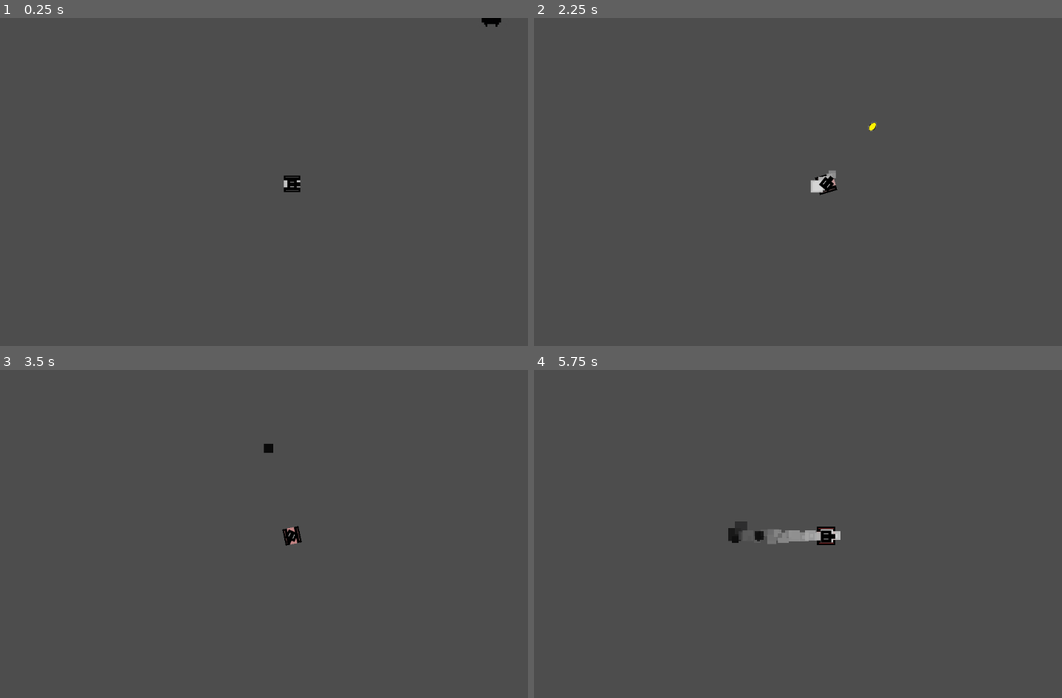
Above: before the commit, frames 1-4 (two rows, left to right).
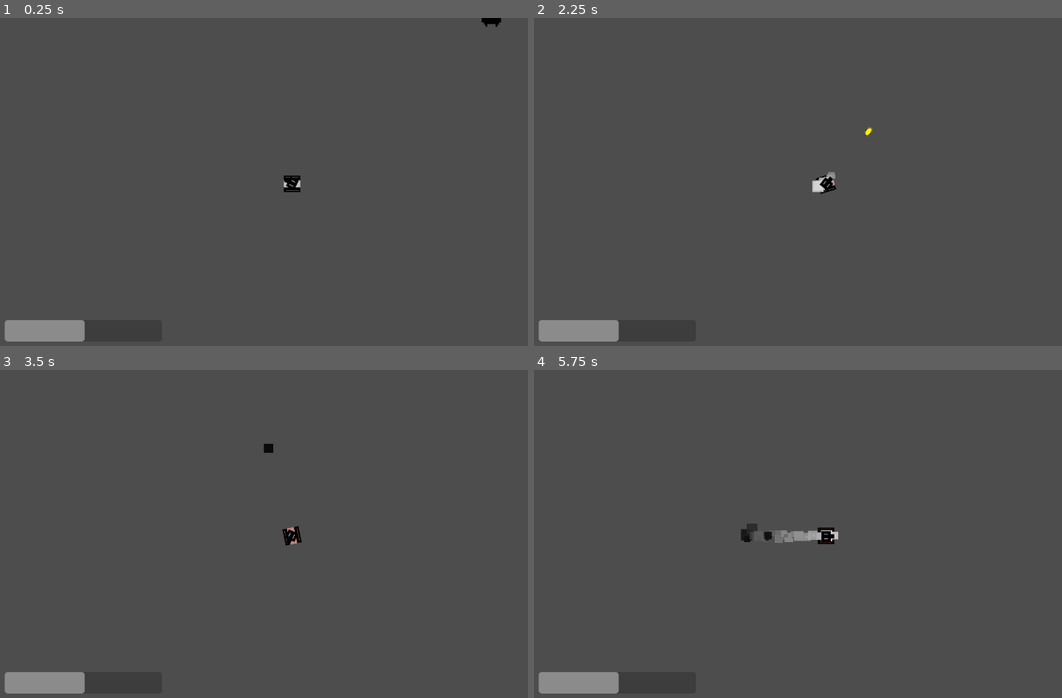
Above: after the commit, the same moments.

Repository: TheCrusty/Biotank-demake
Game: Godot game, scene res://levels/test_level.tscn
The game is run twice, just before and just after one commit, with the same random seed, the same clock (stepped at 60 frames per second) and the same inputs.
Inputs (mouse positions are in pixels of both pictures, inside the frame that each line leads up to):
- Up to frame 1 (0.25 s): no input
- Up to frame 2 (2.25 s): tap Enter at 0.5 s; move the mouse to (956, 168) at 0.52 s; hold D (Rotate_Right) 0.53-1.28 s; hold Shift (Boost) 0.53-1.28 s; move the mouse to (708, 201) at 1.27 s; hold S (Reverse) 1.28-2.03 s; tap Shift (Boost) at 1.35 s; move the mouse to (882, 109) at 2.02 s; hold D (Rotate_Right) from 2.03 s (still down); hold Shift (Boost) from 2.03 s (still down); tap Space (Shoot) at 2.1 s
- Up to frame 3 (3.5 s): move the mouse to (264, 602) at 2.77 s; release D (Rotate_Right) at 2.78 s; release Shift (Boost) at 2.78 s; hold W (Forward) from 2.78 s (still down); tap Shift (Boost) at 2.85 s
- Up to frame 4 (5.75 s): move the mouse to (1003, 586) at 3.52 s; release W (Forward) at 3.53 s; hold Shift (Boost) 3.53-4.28 s; hold A (Rotate_Left) 3.53-5.03 s; move the mouse to (650, 484) at 4.27 s; tap Space (Shoot) at 4.35 s; tap Shift (Boost) at 4.55 s; move the mouse to (856, 537) at 5.02 s; hold S (Reverse) from 5.03 s (still down); hold Shift (Boost) from 5.03 s (still down)

The runs differ from the first frame. In frame 1, 1.0% of the frame differs, in the area x 0-57%, y 48-99%; in frame 2, 1.1%; in frame 3, 1.0%; in frame 4, 1.6%, in the area x 0-59%, y 46-99%.
Error after the commit: Parse Error: Used space character for indentation instead of tab as used before in the file. (res://StateHandler.gd:10)

Commit message:
moved zoom off player so the ui does not rotate with it

Diff:
--- /dev/null
+++ b/StateHandler.gd
@@ -0,0 +1,16 @@
+extends Node2D
+
+enum STATES {IDLE, SEEK, ATTACK, DEATH}
+
+var CURRENT_STATE = STATES.IDLE
+
+func change_state(state):
+	if CURRENT_STATE == STATES.DEATH:
+		return
+	if state == STATES.DEATH:
+ 		$AttackTimer.stop()
+		$AttackRange.set_monitoring(false)
+	CURRENT_STATE = state
+
+func getState():
+	return CURRENT_STATE
--- /dev/null
+++ b/ingame_ui.gd
@@ -0,0 +1,11 @@
+extends Node2D
+
+
+# Called when the node enters the scene tree for the first time.
+func _ready():
+	pass # Replace with function body.
+
+
+# Called every frame. 'delta' is the elapsed time since the previous frame.
+func _process(delta):
+	pass
--- /dev/null
+++ b/ingame_ui.tscn
@@ -0,0 +1,14 @@
+[gd_scene load_steps=2 format=3 uid="uid://dbjd3834l88vu"]
+
+[ext_resource type="Script" path="res://ingame_ui.gd" id="1_cwulp"]
+
+[node name="ingame_ui" type="Node2D"]
+script = ExtResource("1_cwulp")
+
+[node name="ProgressBar" type="ProgressBar" parent="."]
+offset_left = 5.0
+offset_top = 597.0
+offset_right = 312.0
+offset_bottom = 639.0
+value = 50.0
+show_percentage = false
--- /dev/null
+++ b/levels/Camera2D.gd
@@ -0,0 +1,12 @@
+extends Camera2D
+
+var isReady = false
+# Called when the node enters the scene tree for the first time.
+func _ready():
+	isReady = true
+
+
+# Called every frame. 'delta' is the elapsed time since the previous frame.
+func _physics_process(delta):
+	if isReady:
+		global_position = get_parent().find_child("Player").global_position
--- /dev/null
+++ b/levels/Initial.gd
@@ -0,0 +1,21 @@
+extends Node2D
+
+
+var state_machine = null
+
+func handle_input(_event: InputEvent) -> void:
+	pass
+
+
+func update(_delta: float) -> void:
+	pass
+
+
+func physics_update(_delta: float) -> void:
+	pass
+
+func enter(_msg := {}) -> void:
+	pass
+
+func exit() -> void:
+	pass
--- a/levels/enemy.tscn
+++ b/levels/enemy.tscn
@@ -1,7 +1,8 @@
-[gd_scene load_steps=6 format=3 uid="uid://dyyxfp7qicuri"]
+[gd_scene load_steps=7 format=3 uid="uid://dyyxfp7qicuri"]
 
 [ext_resource type="Texture2D" uid="uid://of87nrexjdah" path="res://resources/Sprite Sheet.png" id="1_11brc"]
 [ext_resource type="Script" path="res://levels/enemy.gd" id="2_5fy66"]
+[ext_resource type="PackedScene" uid="uid://c58w0eaplksq5" path="res://levels/state_handler.tscn" id="3_jhqp4"]
 
 [sub_resource type="RectangleShape2D" id="RectangleShape2D_qpv0l"]
 size = Vector2(48, 49)
@@ -41,6 +42,8 @@
 
 [node name="AttackTimer" type="Timer" parent="."]
 
+[node name="StateHandler" parent="." instance=ExtResource("3_jhqp4")]
+
 [connection signal="area_entered" from="VisionSphere" to="." method="_on_vision_sphere_area_entered"]
 [connection signal="area_exited" from="VisionSphere" to="." method="_on_vision_sphere_area_exited"]
 [connection signal="body_entered" from="AttackRange" to="." method="_on_attack_range_body_entered"]
--- a/levels/player.gd
+++ b/levels/player.gd
@@ -29,9 +29,9 @@
 		current_boost_amount -= (boost_depletion_rate/2) * delta
 		$BoostParticles.emitting = true
 
-		if $Camera2D.zoom.y < max_zoom:
-			$Camera2D.zoom.y += 0.008
-			$Camera2D.zoom.x += 0.008
+		#if $Camera2D.zoom.y < max_zoom:
+			#$Camera2D.zoom.y += 0.008
+			#$Camera2D.zoom.x += 0.008
 
 	else:
 		boosting = false
@@ -39,8 +39,8 @@
 			current_boost_amount += (boost_depletion_rate/4) * delta
 		current_boost = 0
 		$BoostParticles.emitting = false
-		$Camera2D.zoom.y = 1
-		$Camera2D.zoom.x = 1
+		#$Camera2D.zoom.y = 1
+		#$Camera2D.zoom.x = 1
 	$TankBottomPivot/TankBottom.set_modulate(Color(1, current_boost_amount/total_boost_amount, current_boost_amount/total_boost_amount, 1))
 
 	if Input.is_action_just_pressed("Shoot"):
--- a/levels/player.tscn
+++ b/levels/player.tscn
@@ -32,8 +32,6 @@
 position = Vector2(-0.5, 0.5)
 shape = SubResource("RectangleShape2D_d0stc")
 
-[node name="Camera2D" type="Camera2D" parent="."]
-
 [node name="TankBottomPivot" type="Node2D" parent="."]
 
 [node name="TankBottom" type="Sprite2D" parent="TankBottomPivot"]
--- /dev/null
+++ b/levels/state_handler.tscn
@@ -0,0 +1,6 @@
+[gd_scene load_steps=2 format=3 uid="uid://c58w0eaplksq5"]
+
+[ext_resource type="Script" path="res://StateHandler.gd" id="1_7ji7o"]
+
+[node name="StateHandler" type="Node2D"]
+script = ExtResource("1_7ji7o")
--- a/levels/test_level.tscn
+++ b/levels/test_level.tscn
@@ -1,8 +1,10 @@
-[gd_scene load_steps=4 format=3 uid="uid://mkxv4v137fon"]
+[gd_scene load_steps=6 format=3 uid="uid://mkxv4v137fon"]
 
 [ext_resource type="PackedScene" uid="uid://chxbl7gg23jt2" path="res://levels/player.tscn" id="1_yco8c"]
 [ext_resource type="PackedScene" uid="uid://dyyxfp7qicuri" path="res://levels/enemy.tscn" id="2_1ccyn"]
 [ext_resource type="PackedScene" uid="uid://ddiq7lliqxm0u" path="res://levels/projectile_enemy.tscn" id="3_dc3ds"]
+[ext_resource type="Script" path="res://levels/Camera2D.gd" id="4_40uu3"]
+[ext_resource type="PackedScene" uid="uid://dbjd3834l88vu" path="res://ingame_ui.tscn" id="5_bp16j"]
 
 [node name="test-level" type="Node2D"]
 metadata/_edit_vertical_guides_ = [-86.0]
@@ -31,3 +33,9 @@
 [node name="projectile_enemy" parent="." instance=ExtResource("3_dc3ds")]
 position = Vector2(890, -87)
 scale = Vector2(1.44, 1.44)
+
+[node name="Camera2D" type="Camera2D" parent="."]
+script = ExtResource("4_40uu3")
+
+[node name="ingame_ui" parent="Camera2D" instance=ExtResource("5_bp16j")]
+position = Vector2(-566, -331)
